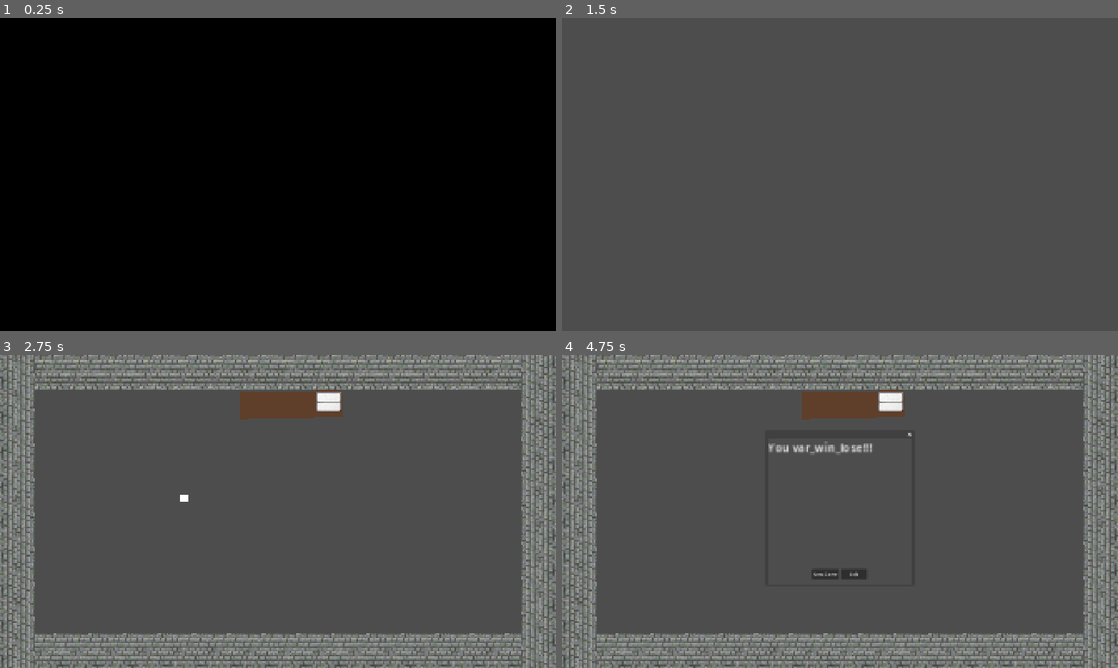
Above: before the commit, frames 1-4 (two rows, left to right).
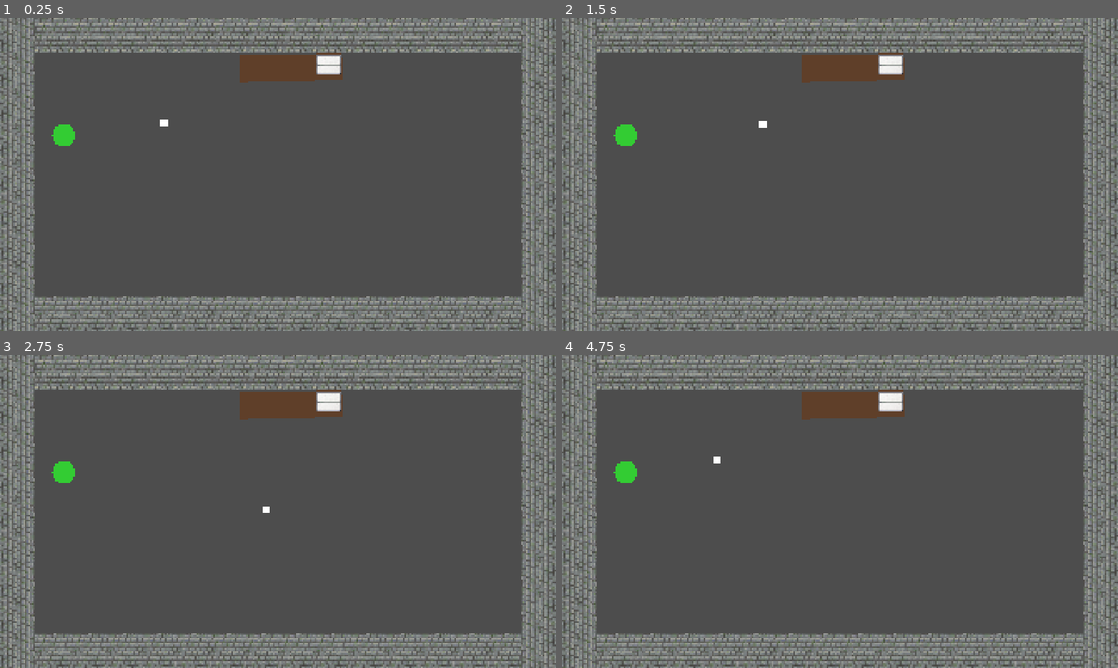
Above: after the commit, the same moments.

Repository: ArrowComputingTech/hamster-revolution
Game: Godot game, scene res://Scenes/Intro.tscn
Same seed, same stepped clock (60 frames per second), same inputs: the game is played once before the commit and once after it. Video files are missing from this copy of the repository; at most half a second of black plays in their place.
Inputs (mouse positions are in pixels of both pictures, inside the frame that each line leads up to):
- Up to frame 1 (0.25 s): no input
- Up to frame 2 (1.5 s): tap Enter at 0.5 s; hold Right (Right) 0.53-1.28 s; tap Space at 1.25 s; hold Down (Down) from 1.28 s (still down)
- Up to frame 3 (2.75 s): release Down (Down) at 2.03 s; hold Right (Right) from 2.03 s (still down)
- Up to frame 4 (4.75 s): release Right (Right) at 2.78 s; hold W (Up) 2.78-3.5 s; click (823, 574) at 3.5 s, where only the run after the commit has a clickable "New Game"; hold A (Left) from 4.28 s (still down)

The runs differ from the first frame. In frame 1, 100% of the frame differs, in the area x 0-100%, y 0-100%; in frame 2, 25%; in frame 3, 0.3%; in frame 4, 0.8%.

Commit message:
Add dinosaur scene. Add wait timer in UI in main scene. Disable intro for now. Clean up unused code.

Diff:
--- a/Scenes/Bedroom.tscn
+++ b/Scenes/Bedroom.tscn
@@ -1,6 +1,19 @@
 [gd_scene format=4 uid="uid://c2bdbigythsv5"]
 
 [ext_resource type="Texture2D" uid="uid://cvwumiihtsg0v" path="res://Art/handpaintedwall1.png" id="1_bn4mn"]
+
+[sub_resource type="GDScript" id="GDScript_bn4mn"]
+script/source = "extends Node
+
+# Called when the node enters the scene tree for the first time.
+func _ready() -> void:
+	pass # Replace with function body.
+
+
+# Called every frame. 'delta' is the elapsed time since the previous frame.
+func _process(delta: float) -> void:
+	pass
+"
 
 [sub_resource type="TileSetAtlasSource" id="TileSetAtlasSource_bn4mn"]
 texture = ExtResource("1_bn4mn")
@@ -234,6 +247,7 @@
 sources/0 = SubResource("TileSetAtlasSource_bn4mn")
 
 [node name="Bedroom" type="Node2D" unique_id=1013182243]
+script = SubResource("GDScript_bn4mn")
 
 [node name="Walls" type="Node2D" parent="." unique_id=958180744]
 position = Vector2(121, 120)
--- /dev/null
+++ b/Scenes/Dinosaur.tscn
@@ -0,0 +1,30 @@
+[gd_scene format=3 uid="uid://bksfq7q3s0tq7"]
+
+[ext_resource type="Script" uid="uid://uddryx7sgf2r" path="res://Scripts/dinosaur.gd" id="1_dino"]
+[ext_resource type="Texture2D" uid="uid://d3h585pe6dvlu" path="res://Art/dinosaur.png" id="2_dino"]
+
+[sub_resource type="CircleShape2D" id="CircleShape2D_dino"]
+radius = 40.0
+
+[node name="Dinosaur" type="StaticBody2D" unique_id=2032882781 node_paths=PackedStringArray("circle", "sprite", "collider")]
+script = ExtResource("1_dino")
+circle = NodePath("Polygon2D")
+sprite = NodePath("Sprite2D")
+collider = NodePath("Area2D")
+
+[node name="Area2D" type="Area2D" parent="." unique_id=1828699720]
+
+[node name="CollisionShape2D" type="CollisionShape2D" parent="Area2D" unique_id=432352403]
+physics_interpolation_mode = 2
+shape = SubResource("CircleShape2D_dino")
+
+[node name="Polygon2D" type="Polygon2D" parent="." unique_id=979715703]
+color = Color(0.2, 0.8, 0.2, 1)
+polygon = PackedVector2Array(40, 0, 36.96, 15.31, 28.28, 28.28, 15.31, 36.96, 0, 40, -15.31, 36.96, -28.28, 28.28, -36.96, 15.31, -40, 0, -36.96, -15.31, -28.28, -28.28, -15.31, -36.96, 0, -40, 15.31, -36.96, 28.28, -28.28, 36.96, -15.31)
+
+[node name="Sprite2D" type="Sprite2D" parent="." unique_id=1760016679]
+visible = false
+scale = Vector2(0.6, 0.6)
+texture = ExtResource("2_dino")
+
+[connection signal="body_entered" from="Area2D" to="." method="_on_area_2d_body_entered"]
--- a/Scenes/main.tscn
+++ b/Scenes/main.tscn
@@ -3,14 +3,20 @@
 [ext_resource type="Script" uid="uid://bhrlawj6voojl" path="res://Scripts/main.gd" id="1_8gbba"]
 [ext_resource type="PackedScene" uid="uid://c2bdbigythsv5" path="res://Scenes/Bedroom.tscn" id="1_bo1nx"]
 [ext_resource type="PackedScene" uid="uid://ckt7f87cohttr" path="res://Scenes/Player.tscn" id="2_8gbba"]
+[ext_resource type="PackedScene" uid="uid://bksfq7q3s0tq7" path="res://Scenes/Dinosaur.tscn" id="2_21xkr"]
 [ext_resource type="PackedScene" uid="uid://dhhiheyqfp5af" path="res://Scenes/User_Interface.tscn" id="4_jjvhh"]
 [ext_resource type="Texture2D" uid="uid://bgf7qqv4bdb2y" path="res://Art/cage.png" id="5_kry3j"]
 
-[node name="Node2D" type="Node2D" unique_id=1725296416 node_paths=PackedStringArray("timer", "player", "popup")]
+[node name="Node2D" type="Node2D" unique_id=1725296416 node_paths=PackedStringArray("timer", "player", "popup", "dinosaur")]
 script = ExtResource("1_8gbba")
 timer = NodePath("Timer")
 player = NodePath("Player")
 popup = NodePath("UserInterface")
+dinosaur = NodePath("Dinosaur")
+timer_time = 10.0
+
+[node name="Dinosaur" parent="." unique_id=1461343610 instance=ExtResource("2_21xkr")]
+position = Vector2(220, 405)
 
 [node name="Table" type="Polygon2D" parent="." unique_id=642791655]
 position = Vector2(1180.0001, 124)
@@ -20,7 +26,8 @@
 
 [node name="Bedroom" parent="." unique_id=1013182243 instance=ExtResource("1_bo1nx")]
 
-[node name="Player" parent="." unique_id=373225993 instance=ExtResource("2_8gbba")]
+[node name="Player" parent="." unique_id=373225993 node_paths=PackedStringArray("dinosaur") instance=ExtResource("2_8gbba")]
+dinosaur = NodePath("../Dinosaur")
 
 [node name="Timer" type="Timer" parent="." unique_id=1603598860]
 wait_time = 3.0
--- /dev/null
+++ b/Scripts/dinosaur.gd
@@ -0,0 +1,24 @@
+extends StaticBody2D
+
+@export var circle: Polygon2D
+@export var sprite: Sprite2D
+@export var collider: Area2D
+
+func _ready() -> void:
+	sprite.hide()
+	circle.show()
+	collider.monitoring = true
+
+func fall_over() -> void:
+	collider.disabled = true
+	set_process(false)
+	sprite.show()
+	circle.hide()
+
+func _physics_process(delta):
+	pass
+
+func _on_area_2d_body_entered(body: Node2D) -> void:
+	print("hit: " + body.name)
+	circle.hide()
+	sprite.show()
--- a/Scripts/intro.gd
+++ b/Scripts/intro.gd
@@ -3,6 +3,8 @@
 @export var video_player: VideoStreamPlayer
 
 func _ready() -> void:
+	# Comment this line to show the intro
+	get_tree().change_scene_to_file("res://Scenes/main.tscn")
 	video_player.finished.connect(_on_video_finished)
 	video_player.play()
 
--- a/Scripts/main.gd
+++ b/Scripts/main.gd
@@ -3,16 +3,15 @@
 @export var timer: Timer
 @export var player: CharacterBody2D
 @export var popup: Window
+@export var dinosaur: StaticBody2D
+@export var timer_time: float
 
 # Called when the node enters the scene tree for the first time.
 func _ready() -> void:
+	timer.wait_time = timer_time
 	popup.hide()
 	popup.get_node("NewGameButton").pressed.connect(_on_new_game_button_pressed)
 	popup.get_node("ExitButton").pressed.connect(_on_exit_button_pressed)
-
-# Called every frame. 'delta' is the elapsed time since the previous frame.
-func _process(delta: float) -> void:
-	pass
 
 func _on_new_game_button_pressed() -> void:
 	get_tree().reload_current_scene()
--- a/Scripts/player.gd
+++ b/Scripts/player.gd
@@ -21,5 +21,3 @@
 		velocity = velocity.move_toward(Vector2.ZERO, friction * delta)
 
 	move_and_slide()
-	# position.x = clamp(position.x, 0, screensize.x)
-	# position.y = clamp(position.y, 0, screensize.y)
Binary file added: Art/dinosaur.png
Not shown, added: Art/dinosaur.png.import
Not shown, added: Scripts/dinosaur.gd.uid
